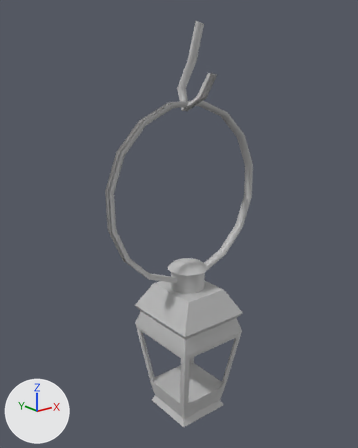
Renders of the FBX model Assets/MotherDuckLEVELS/Team006DemocraticRepublicOfQuack/Meshes/Karim/Lantern_001.fbx from each side of a commit.
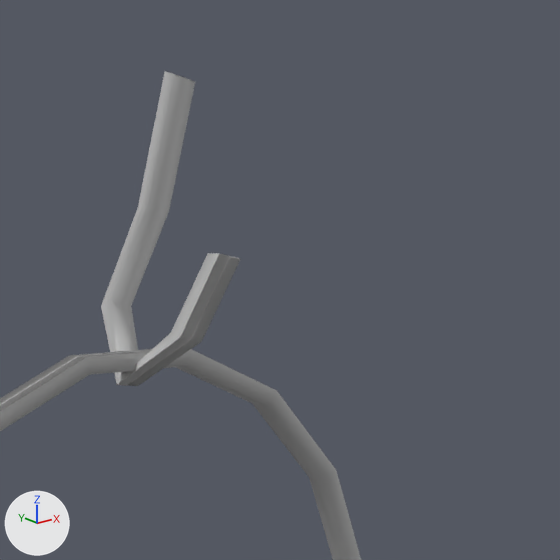
The first picture shows the older version from a 50 mm camera at (-1.49, -2.387, 2.652) aimed at (0.457, 0.047, 1.678). The close-ups show both versions on the part from 41% to 86% of the width and 0% to 36% of the height of that picture. Every picture has the same lights, and +X, +Y and +Z are marked at lower left. Where no turn or scale is listed for an object, it has been applied to the vertices.

Names of what the first close-up shows: 'Lantern_001'.
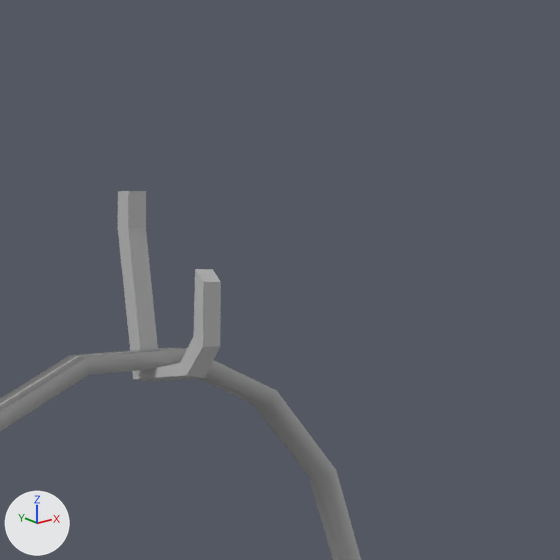
Where the newer file only moved an object's origin or applied its transform, the numbers keep the older frame.

Boxes (x1, y1, x2, y2) around the edits, measured in the close-ups (560 x 560 px):
```json
{"object": "Lantern_001", "change": "reshaped", "before": [0, 71, 361, 560], "after": [0, 191, 361, 560]}
{"part": 1, "of": "me_mesh", "change": "added", "after": [118, 191, 221, 382]}
{"part": 2, "of": "me_mesh", "change": "deleted", "before": [101, 71, 240, 386]}
```

Scene script edits in JSON lines:
```json
{"block": "me_mesh", "where": "# used by ob_lantern_001; location = (0.484, 0.0, 1.618)"}
{"op": "remove", "block": "me_mesh", "code": "me_mesh.from_pydata(...)  # 216 vertices, 216 faces; spans x -0.58..0.58, y -0.28..0.28, z -1.31..1.31"}
{"op": "add", "block": "me_mesh", "code": "me_mesh.from_pydata(...)  # 216 vertices, 218 faces; spans x -0.58..0.58, y -0.28..0.28, z -1.31..1.11"}
{"block": "me_mesh", "change": "me_mesh part 1: a new loose piece of 24 vertices spanning x 0.02..0.07, y -0.15..0.08, z 0.79..1.11, in mat_lambert1 (grey #bcbcbc)"}
{"block": "me_mesh", "change": "me_mesh part 2"}
{"block": "me_mesh", "change": "24 vertices are removed from x -0.03..0.14, y -0.2..0.1, z 0.78..1.31"}
{"block": "me_mesh", "change": "20 faces are deleted"}
```
